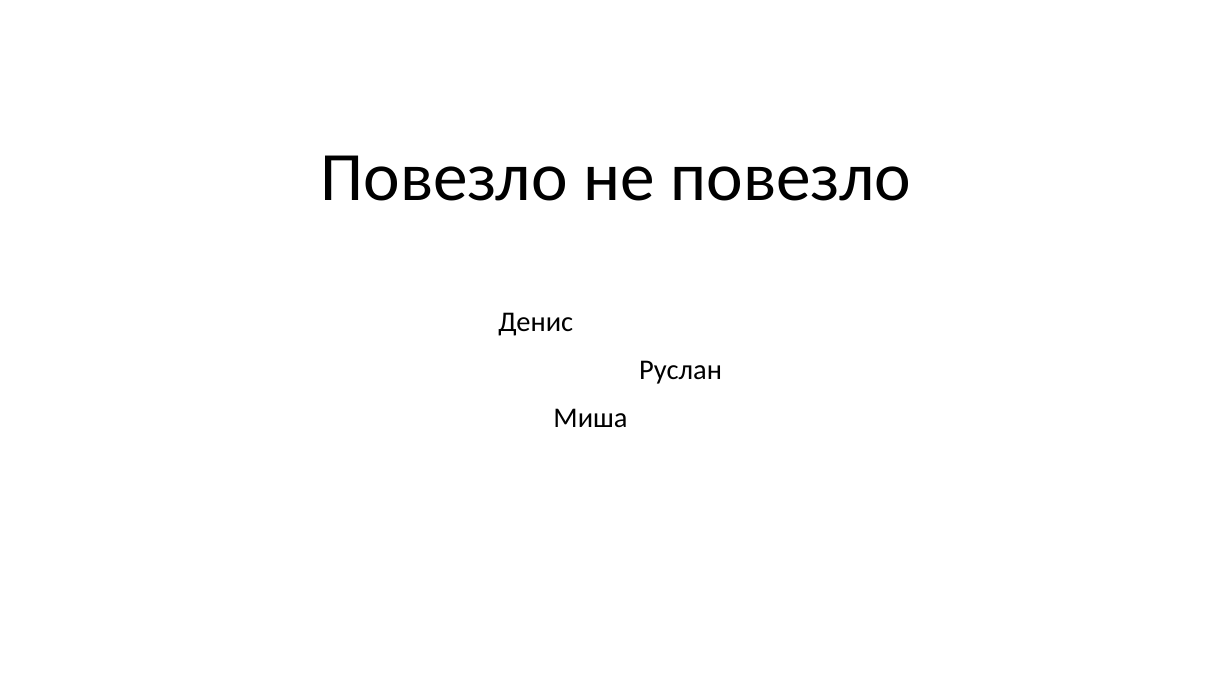
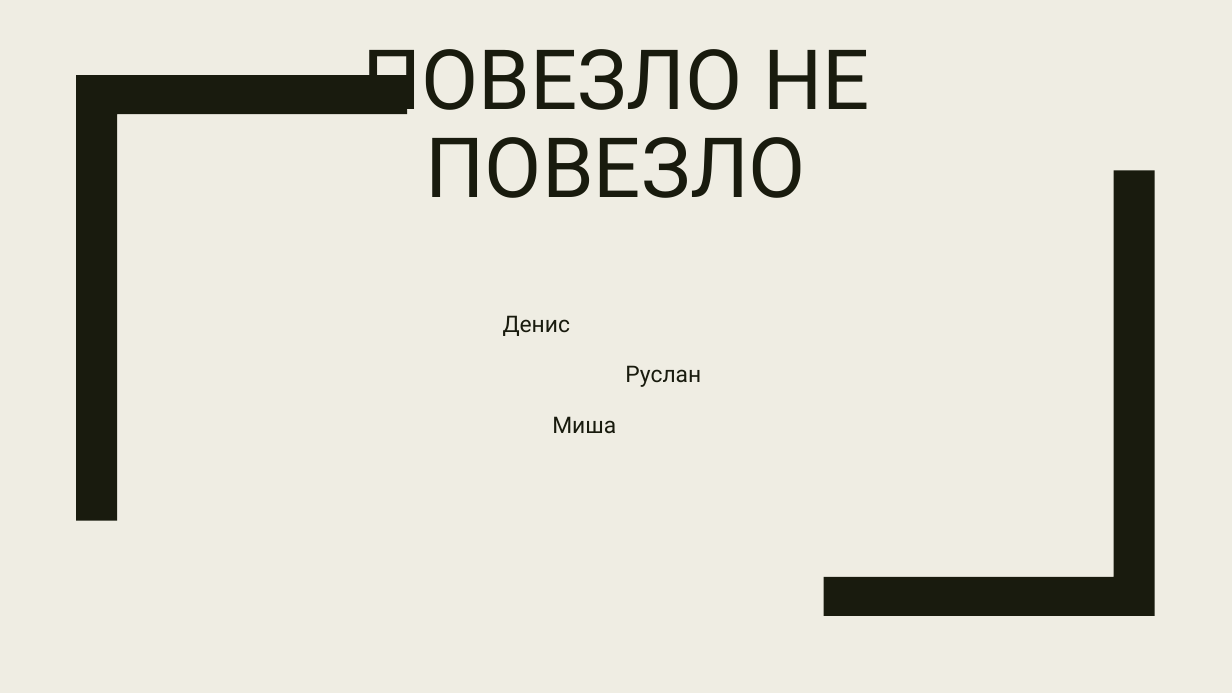
Before and after one commit to Deymos01/packages-final-project, a slide deck: slide 1 of data_visualization/project.pptx. Drawn at 1232x693 pixels with LibreOffice and Linux fonts; fonts in the diff are those of the drawing. Boxes give left, top, right and bottom in pixels: in the first picture for what was removed or moved away, otherwise in the second. Text is boxed around its words. In the diff, an @@ line names an element or a change of style, - is before the commit and + after.

```diff
--- a/data_visualization/project.pptx
+++ b/data_visualization/project.pptx
@@ background #FFFFFF to #EFEDE3 @@
@@ title at bbox=[362, 49, 870, 198]: text changed; size 54 to 64.8 pt; font Calibri to Roboto; text colour #000000 to #191B0E @@
-Повезло не повезло
+ПОВЕЗЛО НЕ ПОВЕЗЛО
@@ freeform shape added at bbox=[76, 75, 407, 520], fill #191B0E @@
@@ freeform shape added at bbox=[824, 170, 1155, 616], fill #191B0E @@
@@ subtitle "Денис Руслан Миша" at bbox=[503, 315, 701, 433]: size 22.2 to 17.8 pt, font Calibri to Roboto, text colour #000000 to #191B0E; line spacing 0.7 to 0.92; less space between paragraphs @@
```
Also in this commit, not shown: 3 other slides changed, 10 slides added, 1 slide removed.
